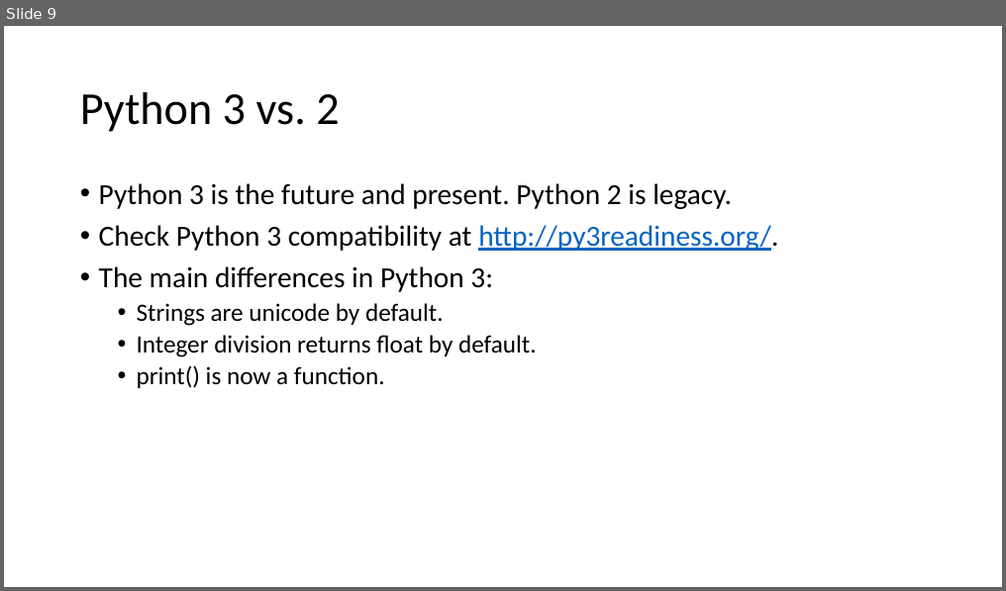
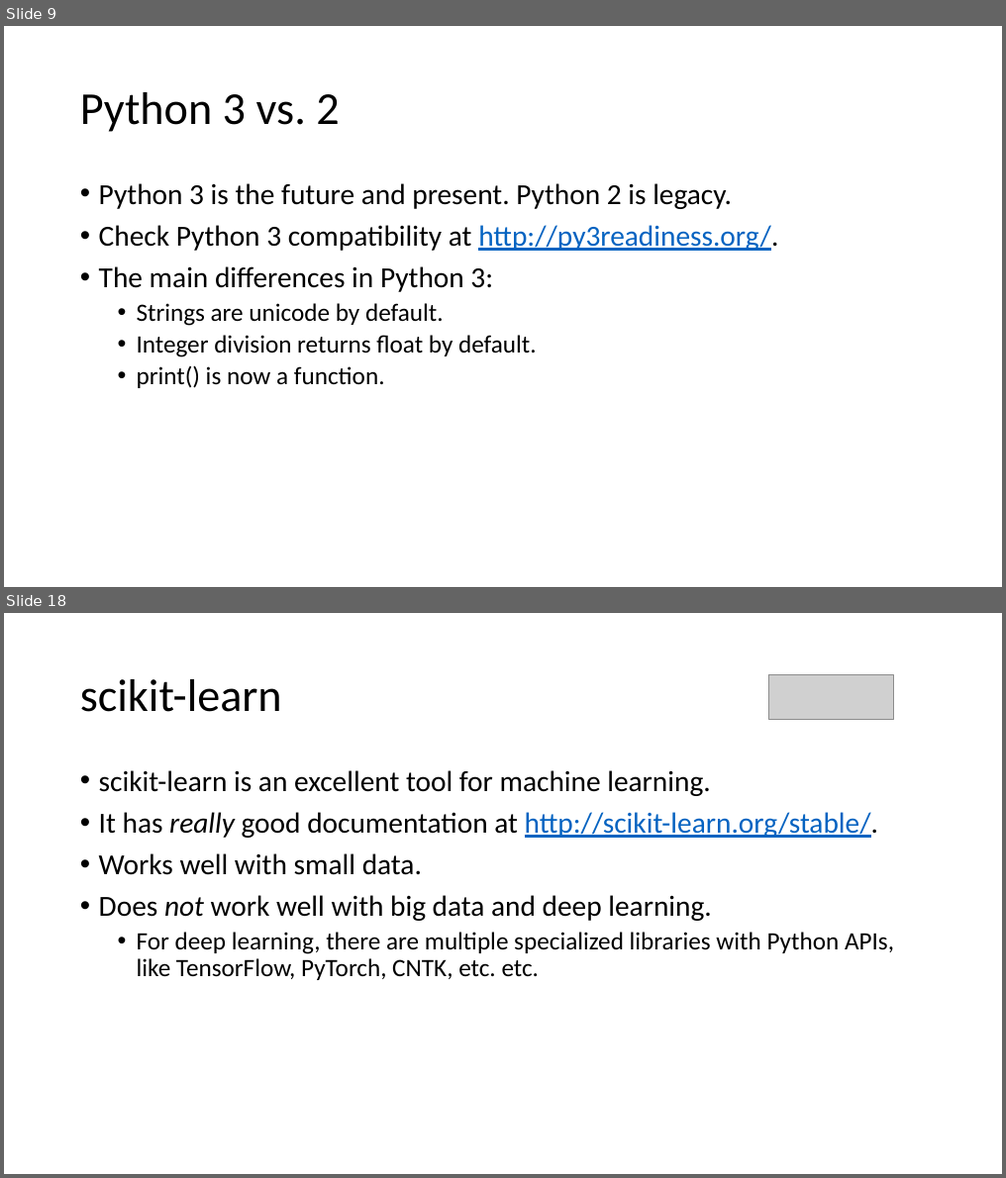
Before and after one commit to HStrand/python-ml101, a slide deck: Python course presentation 18 Dec 2017.pptx. Shown one above the other, each under a label of ours: slide 9 before the commit, slides 9 and 18 after it; the slides between them are not shown. The pictures are 1006x591 and 1006x1178 pixels, drawn with LibreOffice and Linux fonts; fonts in the diff are those of the drawing; grey boxes stand for pictures. Boxes give left, top, right and bottom in pixels: in the first picture for what was removed or moved away, otherwise in the second. Text is boxed around its words. In the diff, an @@ line names an element or a change of style, - is before the commit and + after.

```diff
--- a/Python course presentation 18 Dec 2017.pptx
+++ b/Python course presentation 18 Dec 2017.pptx
@@ slide 18 added at box(4, 613, 1002, 1174), background #FFFFFF @@
@@ title added at box(80, 679, 282, 712), 44 pt, text #000000 @@
+scikit-learn
@@ picture added at box(769, 674, 894, 719) @@
@@ text added at box(99, 770, 894, 980), 28 pt, text #000000 @@
+• scikit-learn is an excellent tool for machine learning.
+• It has really good documentation at http://scikit-learn.org/stable/.
+• Works well with small data.
+• Does not work well with big data and deep learning.
+  • For deep learning, there are multiple specialized libraries with Python APIs, like TensorFlow, PyTorch, CNTK, etc. etc.
```
Also in this commit, not shown: 4 slides changed, 12 other slides added, 6 other files.
